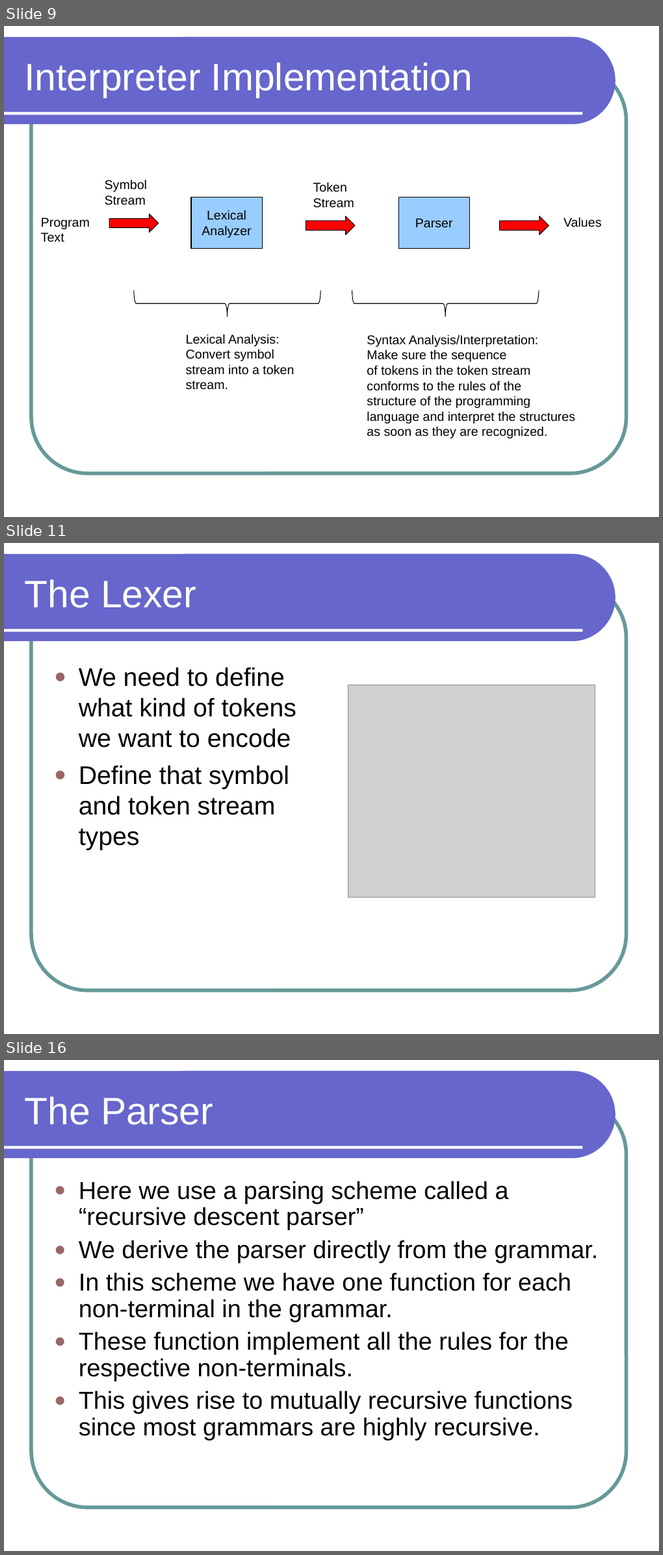
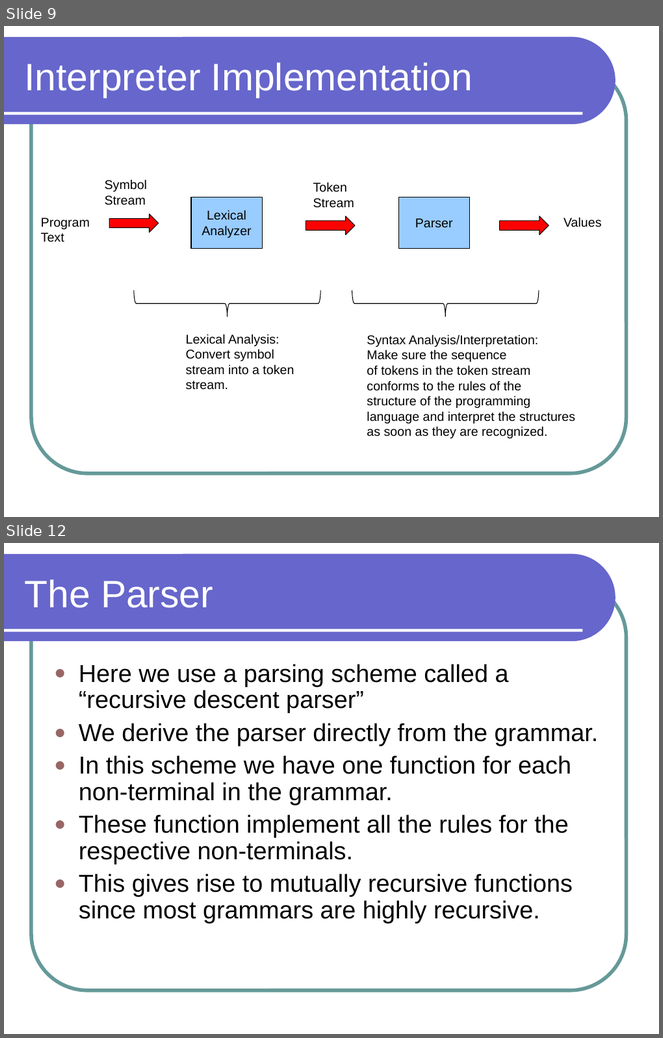
Before and after one commit to lutzhamel/CSC301, a slide deck: notes/csc301-ln012.ppt. Shown one above the other, each under a label of ours: slides 9, 11 and 16 before the commit, slides 9 and 12 after it; the slides between them are not shown. The pictures are 663x1555 and 663x1038 pixels, drawn with LibreOffice and Linux fonts; fonts in the diff are those of the drawing; grey boxes stand for pictures. Boxes give left, top, right and bottom in pixels: in the first picture for what was removed or moved away, otherwise in the second. Text is boxed around its words. In the diff, an @@ line names an element or a change of style, - is before the commit and + after.

```diff
--- a/notes/csc301-ln012.ppt
+++ b/notes/csc301-ln012.ppt
@@ slide 11 removed at box(4, 543, 659, 1034), background #FFFFFF; not listed: 3 template elements that a slide beside it also shows @@
@@ title removed at box(25, 579, 196, 608) @@
-The Lexer
@@ text removed at box(79, 667, 296, 850) @@
-● We need to define what kind of tokens we want to encode
-● Define that symbol and token stream types
@@ picture removed at box(348, 685, 596, 898) @@
@@ what was slide 16 is now slide 12 @@
```
Also in this commit, not shown: 12 slides changed, 3 other slides removed, 4 other files.
